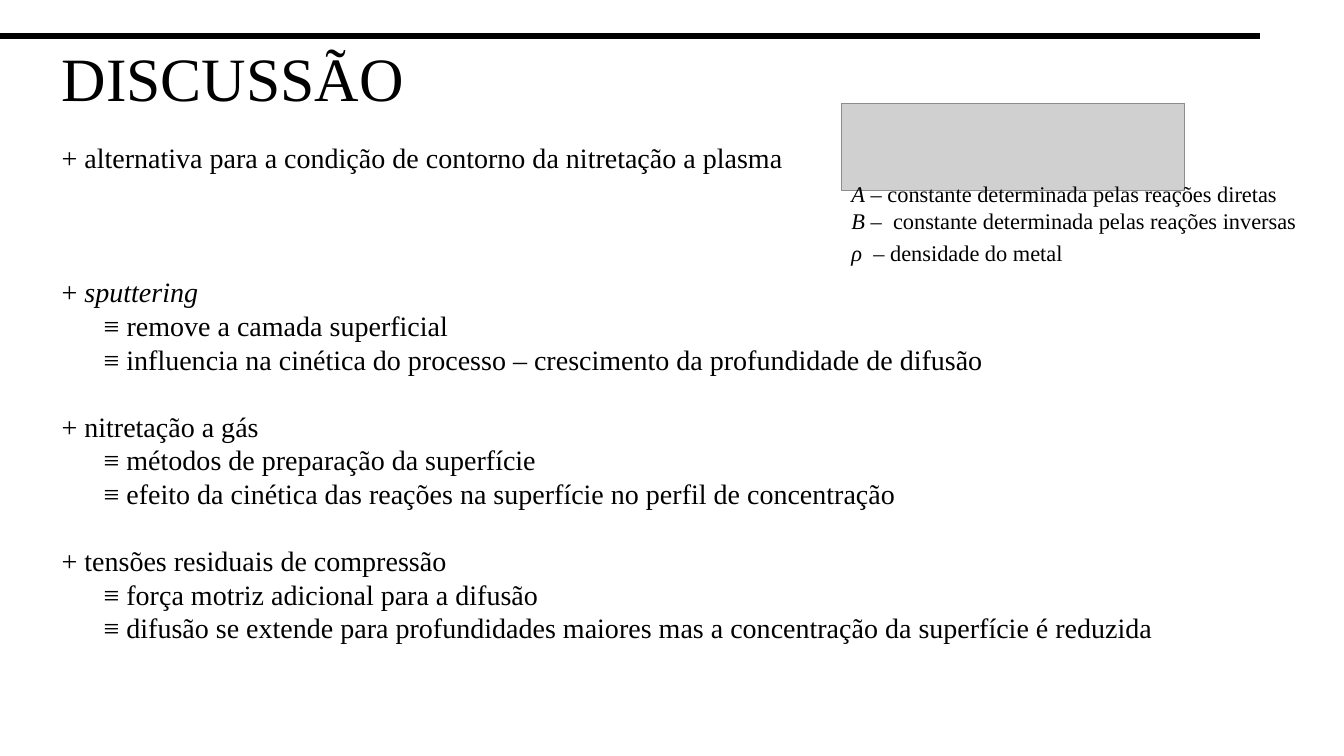
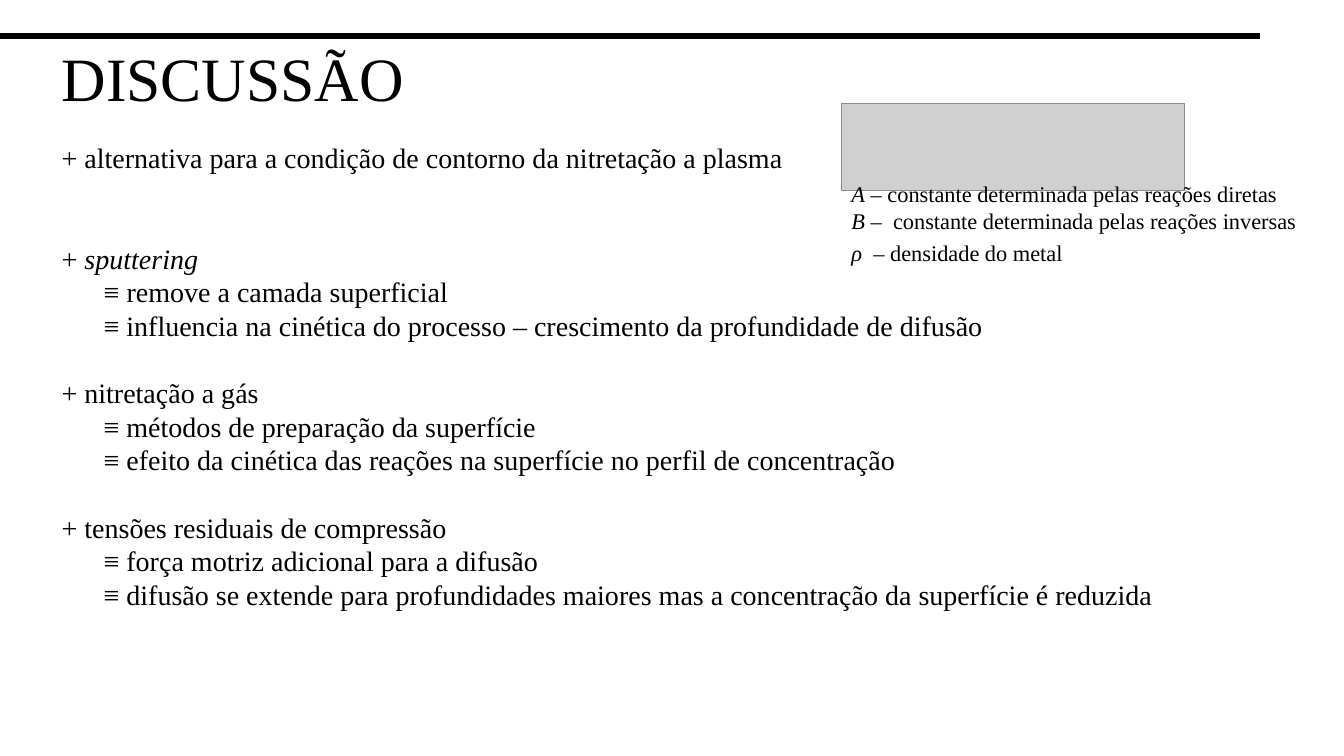
Before and after one commit to juliafmoraes/tcc, a slide deck: slide 30 of TF/JuliaFernandesMoraes.pptx. Drawn at 1344x756 pixels with LibreOffice and Linux fonts; fonts in the diff are those of the drawing; grey boxes stand for pictures. Boxes give left, top, right and bottom in pixels: in the first picture for what was removed or moved away, otherwise in the second. Text is boxed around its words. In the diff, an @@ line names an element or a change of style, - is before the commit and + after.

```diff
--- a/TF/JuliaFernandesMoraes.pptx
+++ b/TF/JuliaFernandesMoraes.pptx
@@ text "+ alternativa para a condição ..." rewrapped from [84, 148, 1151, 644] to [84, 148, 1151, 610] @@
```
Also in this commit, not shown: 2 other slides changed.
